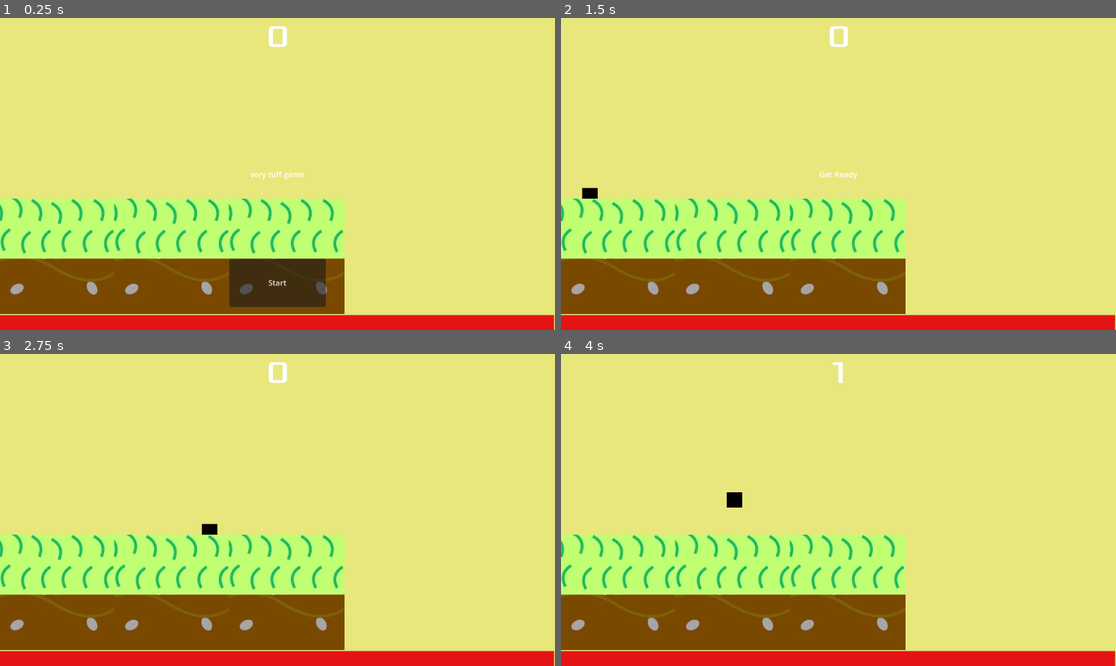
Above: before the commit, frames 1-4 (two rows, left to right).
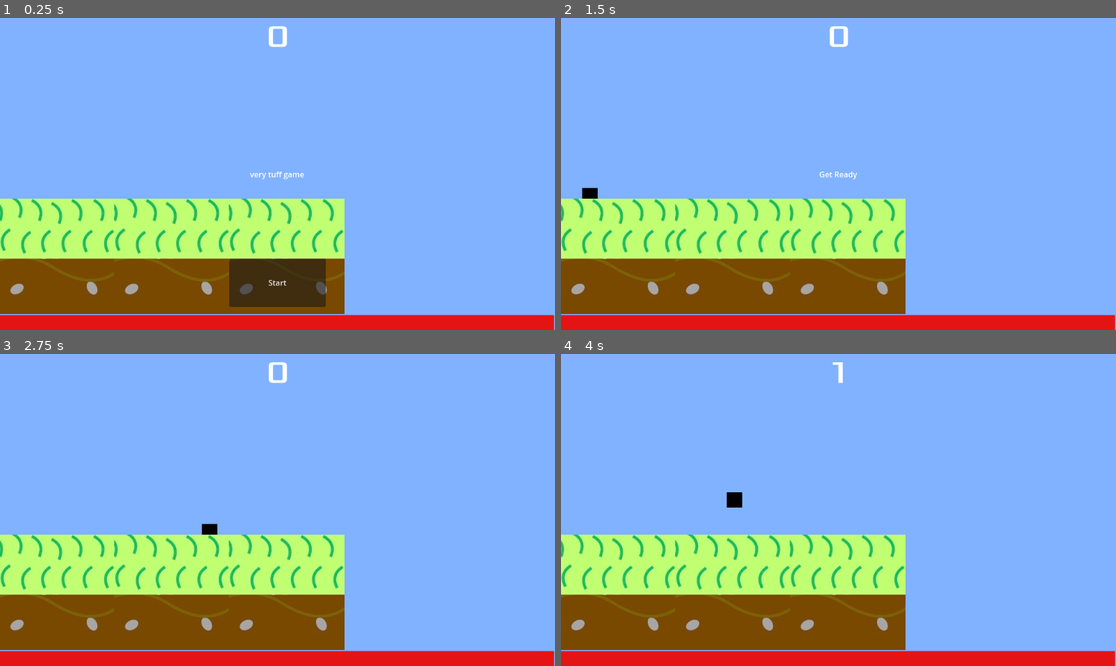
Above: after the commit, the same moments.

Repository: TitledGames/Microwave-Man
Game: Godot game, scene res://main.tscn
Same seed, same stepped clock (60 frames per second), same inputs: the game is played once before the commit and once after it.
Inputs:
- Up to frame 1 (0.25 s): no input
- Up to frame 2 (1.5 s): click "Start" at 0.5 s; hold Right (move_right) from 1.28 s (still down)
- Up to frame 3 (2.75 s): keep holding Right (move_right); tap Space (jump) at 1.52, 2.27 s
- Up to frame 4 (4 s): release Right (move_right) at 2.78 s; hold Left (move_left) 2.78-3.53 s; hold Right (move_right) from 3.53 s (still down); tap Space (jump) at 3.77 s

The runs differ from the first frame. In frame 1, 72% of the frame differs, in the area x 0-100%, y 0-100%; in frame 2, 72%; in frame 3, 72%; in frame 4, 72%.

Commit message:
blue background

Diff:
--- a/main.tscn
+++ b/main.tscn
@@ -15,7 +15,7 @@
 anchor_bottom = 1.0
 grow_horizontal = 2
 grow_vertical = 2
-color = Color(0.906954, 0.9045192, 0.48659497, 1)
+color = Color(0.5, 0.7, 1, 1)
 
 [node name="Player" parent="." instance=ExtResource("1_ig7tw")]
 
